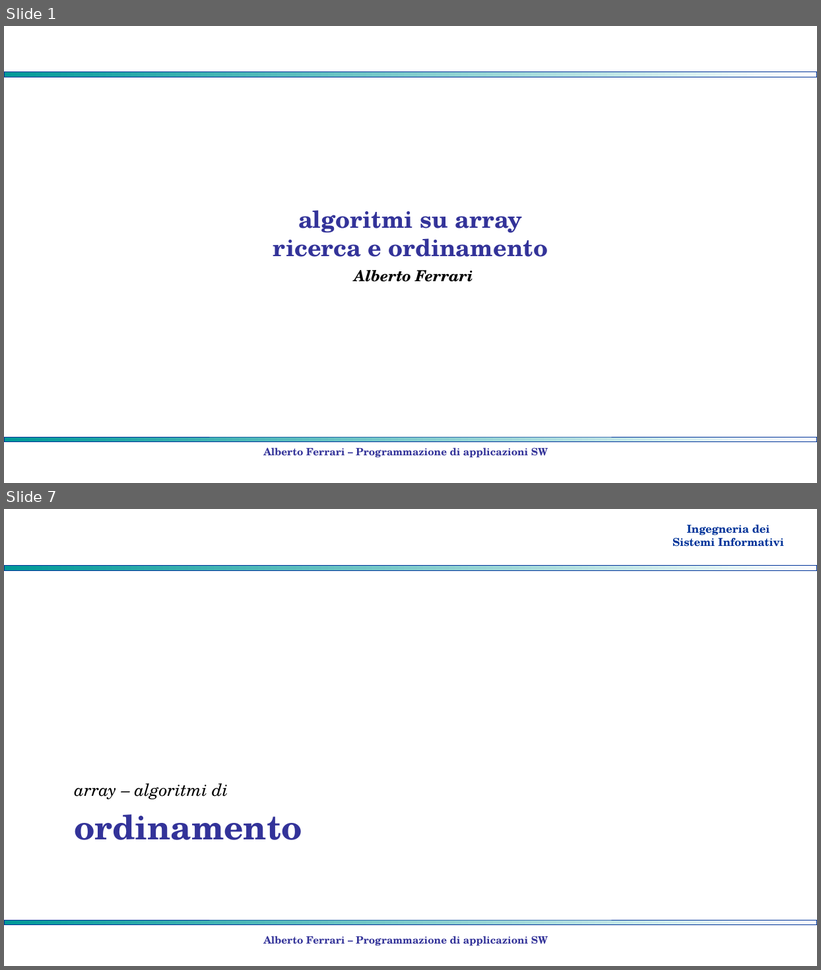
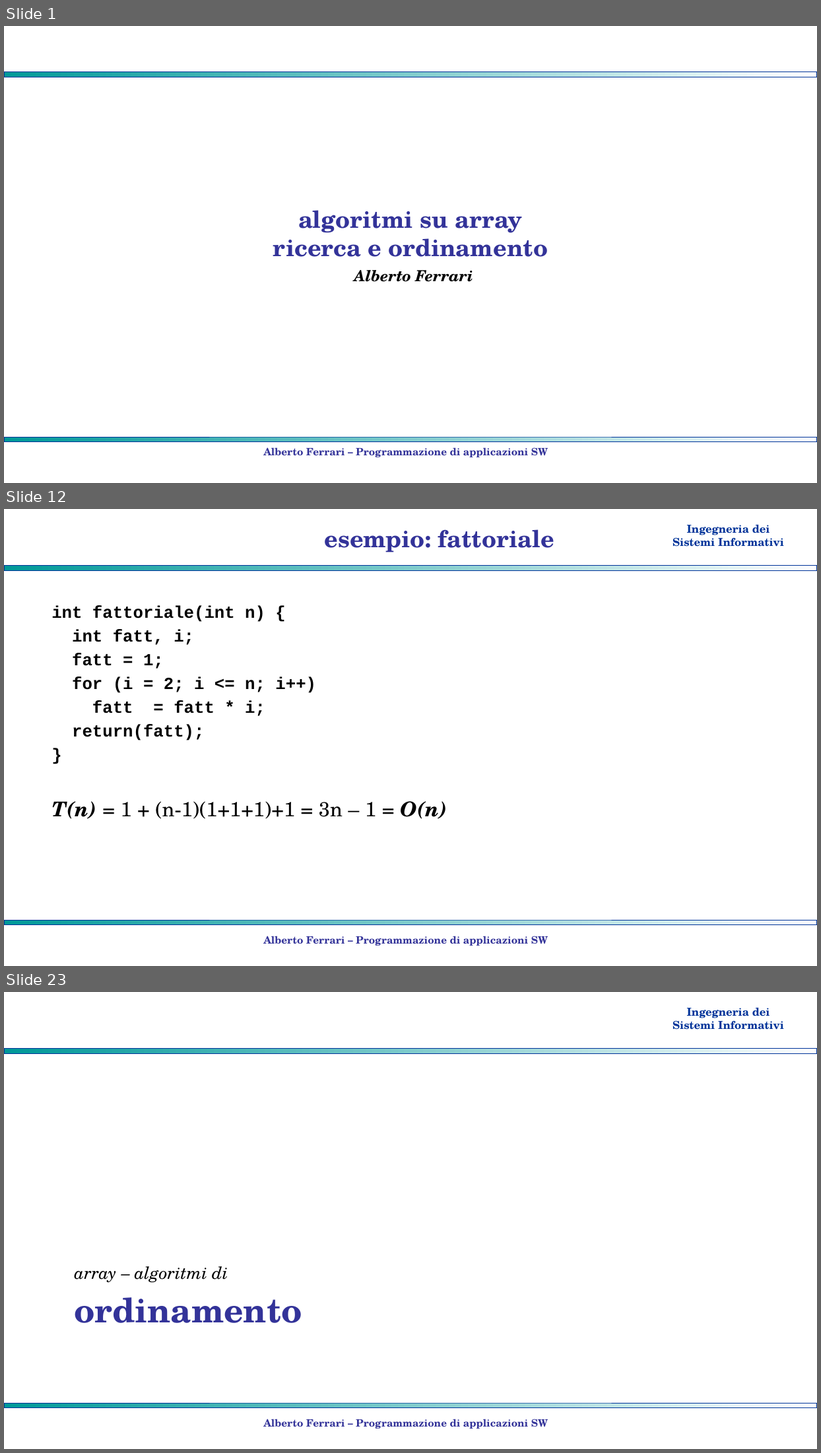
Before and after one commit to albertoferrari/pasw, a slide deck: lezioni/PASW08 - array - ricerca ordinamento.pptx. Shown one above the other, each under a label of ours: slides 1 and 7 before the commit, slides 1, 12 and 23 after it; the slides between them are not shown. The pictures are 821x970 and 821x1453 pixels, drawn with LibreOffice and Linux fonts; fonts in the diff are those of the drawing; background and template pictures are left out. Boxes give left, top, right and bottom in pixels: in the first picture for what was removed or moved away, otherwise in the second. Text is boxed around its words. In the diff, an @@ line names an element or a change of style, - is before the commit and + after.

```diff
--- a/lezioni/PASW08 - array - ricerca ordinamento.pptx
+++ b/lezioni/PASW08 - array - ricerca ordinamento.pptx
@@ slide 12 added at (x1=4, y1=509, x2=817, y2=966), background #FFFFFF; not listed: 3 template elements that a slide beside it also shows @@
@@ title added at (x1=325, y1=529, x2=554, y2=553), 28 pt, text #333399, bold @@
+esempio: fattoriale
@@ text added at (x1=52, y1=605, x2=448, y2=819), 20 pt, text #000000, bold @@
+int fattoriale(int n) {
+int fatt, i;
+fatt = 1;
+for (i = 2; i <= n; i++)
+fatt = fatt * i;
+return(fatt);
+}
+T(n) = 1 + (n-1)(1+1+1)+1 = 3n – 1 = O(n)
@@ text added at (x1=263, y1=936, x2=548, y2=946), 12 pt, text #333399, bold @@
+Alberto Ferrari – Programmazione di applicazioni SW
@@ what was slide 7 is now slide 23 @@
```
Also in this commit, not shown: 14 slides changed, 15 other slides added, 1 other file.
